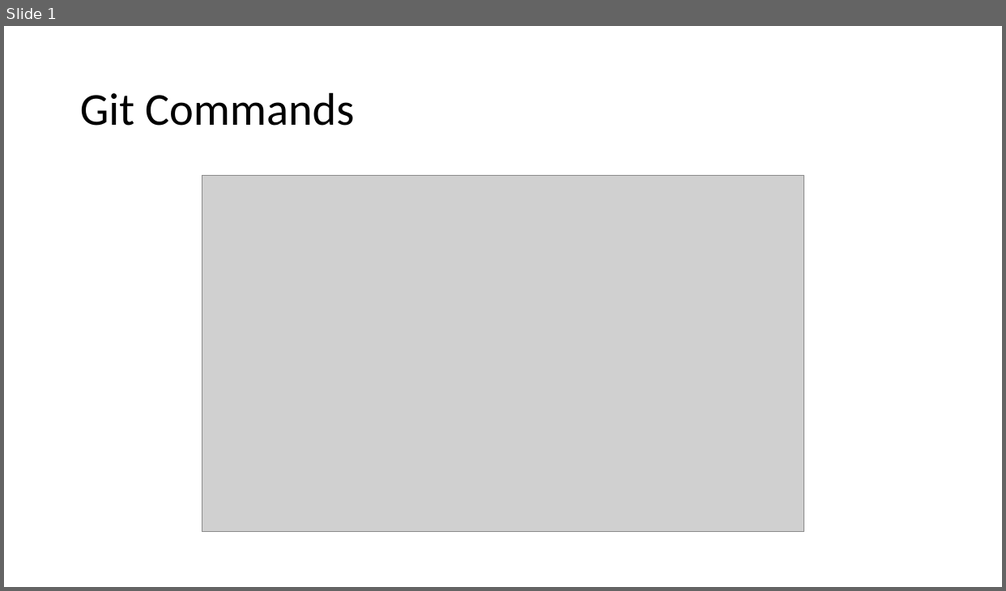
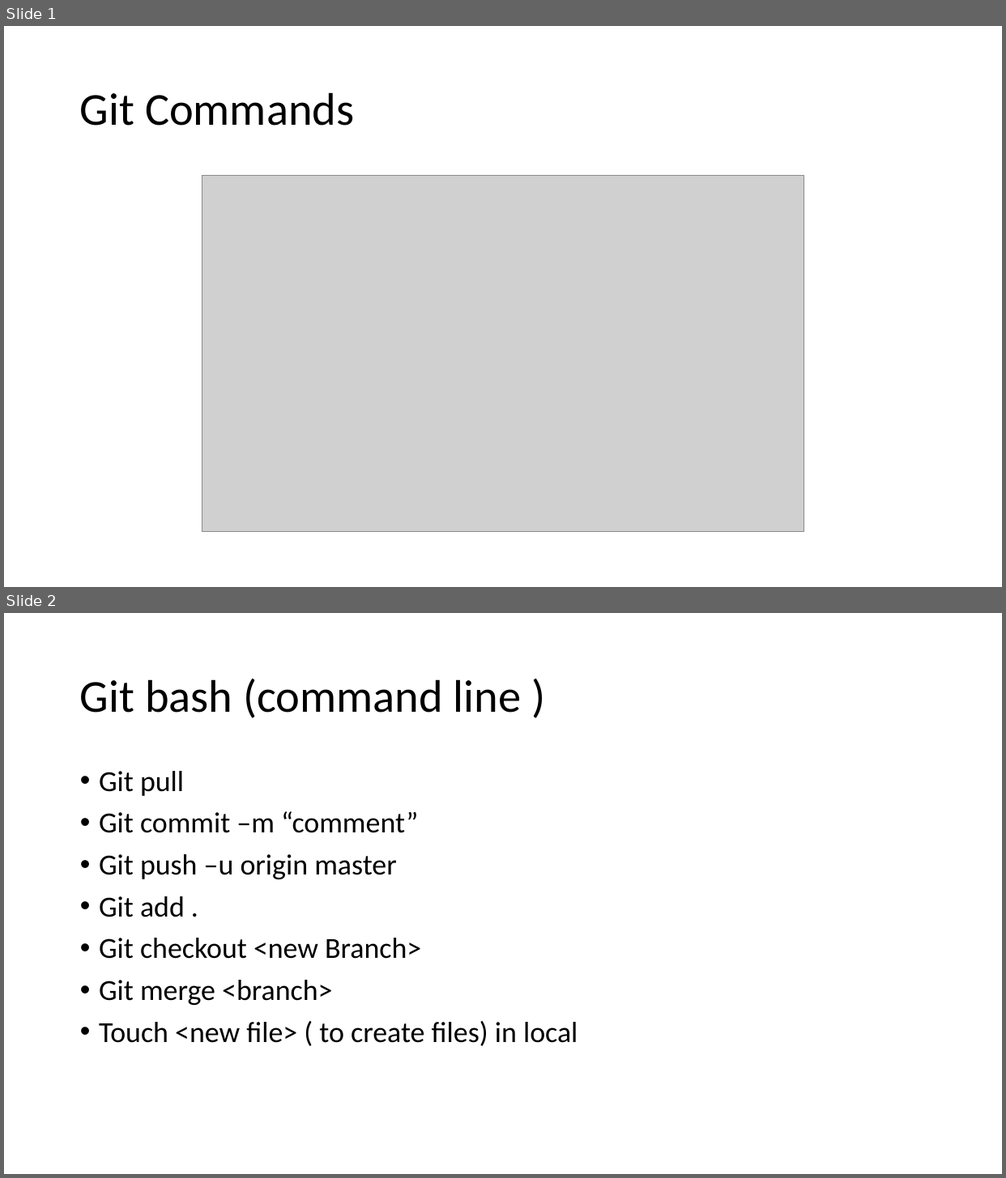
Before and after one commit to priyankaG31/TestGit, a slide deck: GitBasics.pptx. Shown one above the other, each under a label of ours: slide 1 before the commit, slides 1 and 2 after it. The pictures are 1006x591 and 1006x1178 pixels, drawn with LibreOffice and Linux fonts; fonts in the diff are those of the drawing; grey boxes stand for pictures. Boxes give left, top, right and bottom in pixels: in the first picture for what was removed or moved away, otherwise in the second. Text is boxed around its words. In the diff, an @@ line names an element or a change of style, - is before the commit and + after.

Commit message:
changes to git basics

```diff
--- a/GitBasics.pptx
+++ b/GitBasics.pptx
@@ slide 2 added at <box>4,613,1002,1174</box>, background #FFFFFF @@
@@ title added at <box>80,679,522,718</box>, 44 pt, text #000000 @@
+Git bash (command line )
@@ text added at <box>99,771,577,1046</box>, 28 pt, text #000000 @@
+• Git pull
+• Git commit –m “comment”
+• Git push –u origin master
+• Git add .
+• Git checkout <new Branch>
+• Git merge <branch>
+• Touch <new file> ( to create files) in local
```
